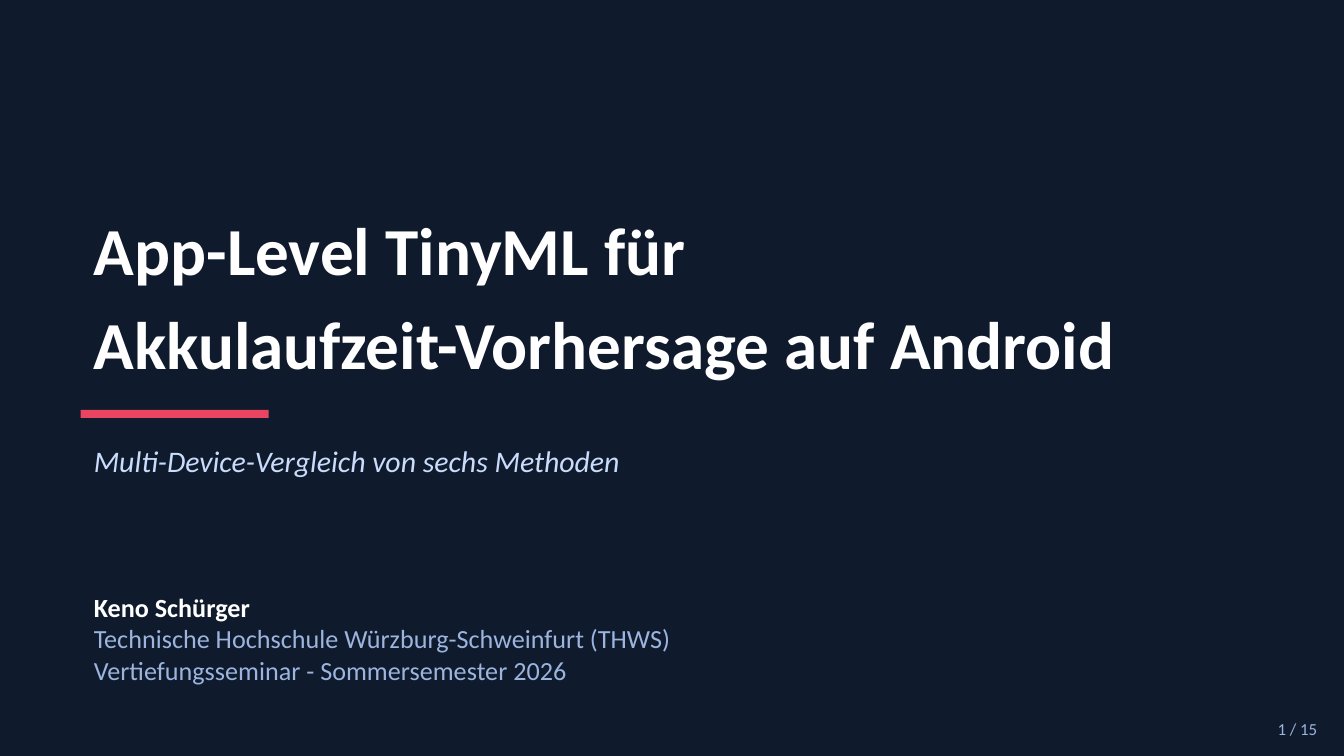
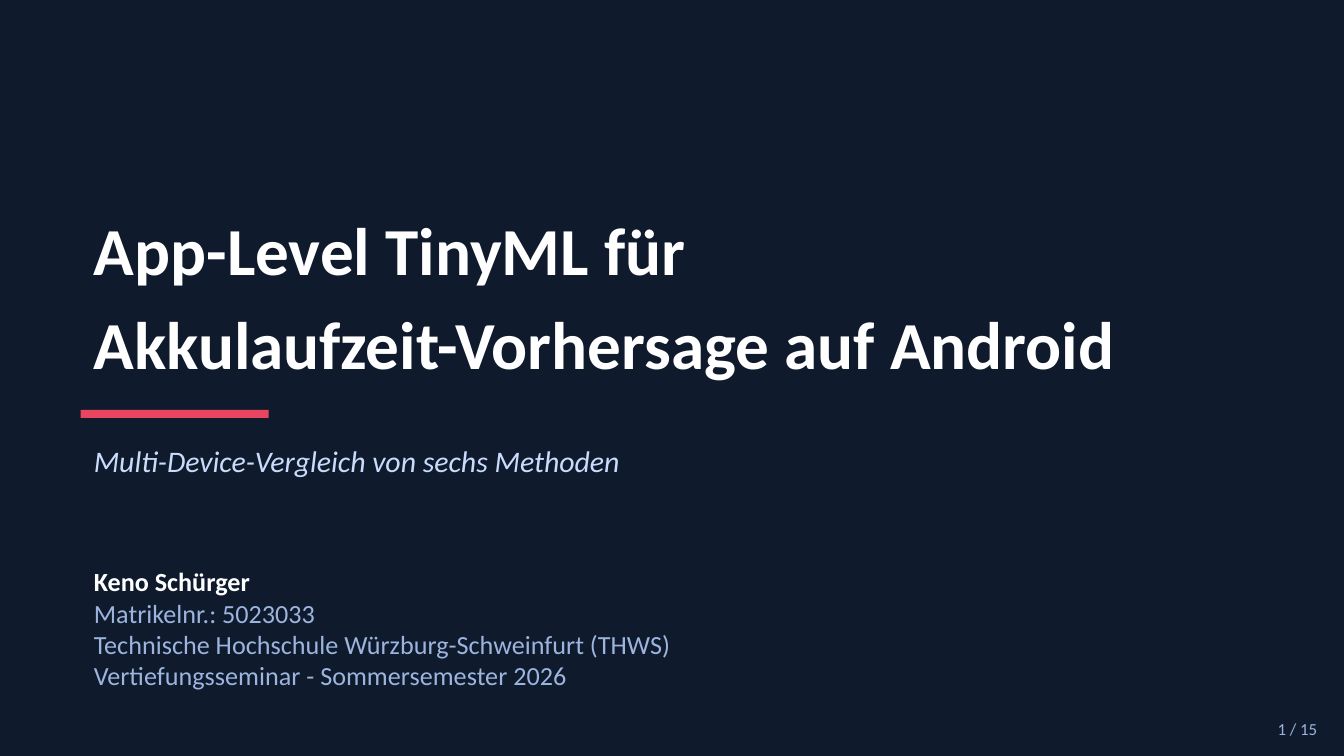
Before and after one commit to Keno-fsdf/HandyUsageRepo, a slide deck: slide 1 of paper/Paper_Verteidigung.pptx. Drawn at 1344x756 pixels with LibreOffice and Linux fonts; fonts in the diff are those of the drawing. Boxes give left, top, right and bottom in pixels: in the first picture for what was removed or moved away, otherwise in the second. Text is boxed around its words. In the diff, an @@ line names an element or a change of style, - is before the commit and + after.

```diff
--- a/paper/Paper_Verteidigung.pptx
+++ b/paper/Paper_Verteidigung.pptx
@@ text "Keno Schürger": place and size @@
-text "Keno Schürger" at [94, 598, 670, 685]
+text "Keno Schürger" at [94, 572, 670, 690]
@@ text at [94, 605, 315, 623]: paragraph added @@
+Matrikelnr.: 5023033
```
Also in this commit, not shown: 1 other slide changed, 1 other file.
